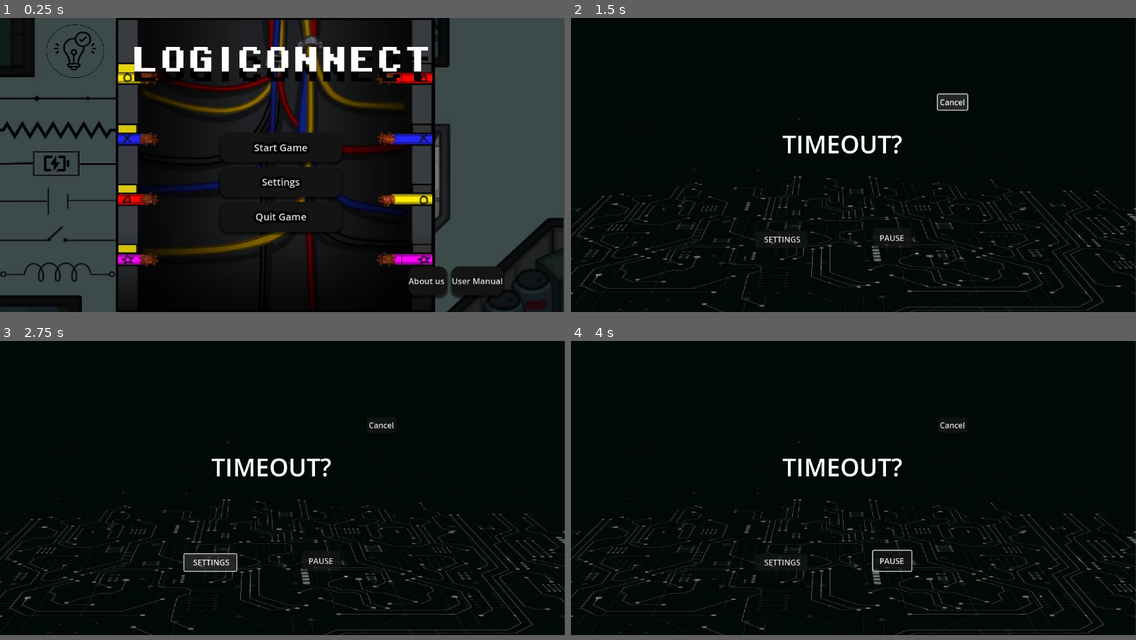
Above: before the commit, frames 1-4 (two rows, left to right).
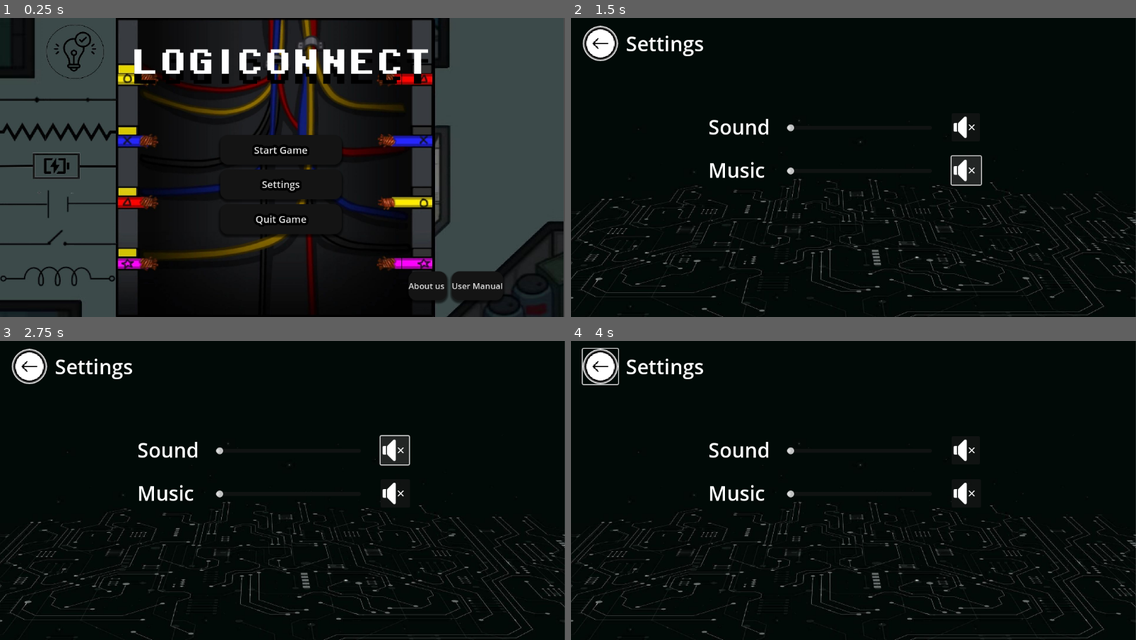
Above: after the commit, the same moments.

Repository: kurtseles090805/SD-PROJECT-GODOT
Game: Godot game, scene res://scenes/Home_Screen.tscn
Two runs of this game, one before a commit and one after it. Both use one fixed random seed, a clock stepped at 60 frames per second and the inputs below.
Inputs (mouse positions are in pixels of both pictures, inside the frame that each line leads up to; where the layout moved, square brackets give the same spot in the first picture):
- Up to frame 1 (0.25 s): no input
- Up to frame 2 (1.5 s): click "Settings" at 0.5 s; click (966, 167) [955, 101] at 1.25 s
- Up to frame 3 (2.75 s): click (395, 448) [209, 562] at 2 s
- Up to frame 4 (4 s): click (599, 364) [893, 562] at 2.75 s; move the mouse to (977, 472) at 3.52 s; click (977, 472) at 3.67 s
In our replay, the window is 800x417 before the commit and 800x424 after it. These sizes can differ from the game's own. Grey fills any space a smaller window leaves; there, only what the larger window draws over its background counts as a difference.

The runs differ from the first frame. In frame 1, 10% of the frame differs, in the area x 0-100%, y 2-100%; in frame 2, 7.7%; in frame 3, 7.8%; in frame 4, 7.2%.

Commit message:
push ko daw

Diff:
--- a/project.godot
+++ b/project.godot
@@ -17,7 +17,8 @@
 
 [display]
 
-window/size/viewport_height=600
+window/size/viewport_height=610
+window/size/mode=3
 window/size/initial_position_type=0
 window/size/window_width_override=1024
 window/size/window_height_override=768
--- /dev/null
+++ b/scenes/SettingWindow.gd
@@ -0,0 +1,20 @@
+extends HSlider
+
+@export
+var bus_name: String
+
+var bus_index: int
+
+func _ready() -> void:
+	bus_index = AudioServer.get_bus_index(bus_name)
+	value_changed.connect(_on_value_changed)
+
+	value = db_to_linear(
+		AudioServer.get_bus_volume_db(bus_index)
+	)
+
+func  _on_value_changed(value: float) -> void:
+	AudioServer.set_bus_volume_db(
+		bus_index,
+		linear_to_db(value)
+	)
--- a/scenes/SettingWindow.tscn
+++ b/scenes/SettingWindow.tscn
@@ -1,11 +1,27 @@
-[gd_scene load_steps=4 format=3 uid="uid://61t8ywqgrash"]
+[gd_scene load_steps=7 format=3 uid="uid://61t8ywqgrash"]
 
 [ext_resource type="Texture2D" uid="uid://devrnkmulmlai" path="res://scenes/476330703_9533232660062378_5498103946778685554_n.jpg" id="1_a826e"]
+[ext_resource type="Texture2D" uid="uid://ds7j00mcd364h" path="res://icons8-mute-50.png" id="2_841h6"]
+[ext_resource type="Texture2D" uid="uid://bt2h2mkavjl5r" path="res://icons8-back-button-50.png" id="3_iac53"]
 
 [sub_resource type="StyleBoxTexture" id="StyleBoxTexture_a1dxx"]
 texture = ExtResource("1_a826e")
 
-[sub_resource type="ViewportTexture" id="ViewportTexture_tmyyu"]
+[sub_resource type="StyleBoxFlat" id="StyleBoxFlat_10j8h"]
+bg_color = Color(0.00566115, 0.00566115, 0.00566114, 1)
+border_width_left = 5
+border_width_top = 5
+border_width_right = 5
+border_width_bottom = 5
+border_color = Color(1, 1, 1, 1)
+border_blend = true
+corner_radius_top_left = 100
+corner_radius_top_right = 100
+corner_radius_bottom_right = 100
+corner_radius_bottom_left = 100
+
+[sub_resource type="Theme" id="Theme_cntmq"]
+Button/styles/normal = SubResource("StyleBoxFlat_10j8h")
 
 [node name="SettingWindow" type="Control"]
 layout_mode = 3
@@ -24,44 +40,92 @@
 grow_vertical = 2
 theme_override_styles/panel = SubResource("StyleBoxTexture_a1dxx")
 
-[node name="Label" type="Label" parent="Panel"]
+[node name="Settings" type="Button" parent="."]
+layout_mode = 0
+offset_left = 776.0
+offset_top = 194.0
+offset_right = 834.0
+offset_bottom = 252.0
+theme_override_font_sizes/font_size = 30
+icon = ExtResource("2_841h6")
+text_overrun_behavior = 3
+
+[node name="Pause" type="Button" parent="."]
+layout_mode = 0
+offset_left = 24.0
+offset_top = 16.0
+offset_right = 96.0
+offset_bottom = 88.0
+theme = SubResource("Theme_cntmq")
+icon = ExtResource("3_iac53")
+icon_alignment = 1
+expand_icon = true
+
+[node name="Cancel" type="Button" parent="."]
+layout_mode = 0
+offset_left = 776.0
+offset_top = 282.0
+offset_right = 836.0
+offset_bottom = 340.0
+icon = ExtResource("2_841h6")
+
+[node name="Label" type="Label" parent="."]
 layout_mode = 1
 anchors_preset = -1
 anchor_left = 0.52
 anchor_top = 0.5
 anchor_right = 0.52
 anchor_bottom = 0.5
-offset_left = -168.04
-offset_top = -78.0
-offset_right = 86.96
-offset_bottom = -2.0
+offset_left = -487.04
+offset_top = -281.0
+offset_right = -328.04
+offset_bottom = -217.0
 grow_horizontal = 2
 grow_vertical = 2
-theme_override_font_sizes/font_size = 50
-text = "TIMEOUT?"
+theme_override_font_sizes/font_size = 41
+text = "Settings"
 
-[node name="Cancel" type="Button" parent="Panel"]
+[node name="Label2" type="Label" parent="."]
+layout_mode = 1
+anchors_preset = -1
+anchor_left = 0.52
+anchor_top = 0.5
+anchor_right = 0.52
+anchor_bottom = 0.5
+offset_left = -319.04
+offset_top = -111.0
+offset_right = -194.04
+offset_bottom = -54.0
+grow_horizontal = 2
+grow_vertical = 2
+theme_override_font_sizes/font_size = 41
+text = "Sound"
+
+[node name="Label3" type="Label" parent="."]
+layout_mode = 1
+anchors_preset = -1
+anchor_left = 0.52
+anchor_top = 0.5
+anchor_right = 0.52
+anchor_bottom = 0.5
+offset_left = -319.04
+offset_top = -23.0
+offset_right = -194.04
+offset_bottom = 34.0
+grow_horizontal = 2
+grow_vertical = 2
+theme_override_font_sizes/font_size = 41
+text = "Music"
+
+[node name="HSlider" type="HSlider" parent="."]
 layout_mode = 0
-offset_left = 748.0
-offset_top = 156.0
-offset_right = 808.0
-offset_bottom = 187.0
-text = "Cancel"
+offset_left = 440.0
+offset_top = 288.0
+offset_right = 736.0
+offset_bottom = 336.0
 
-[node name="Pause" type="Button" parent="Panel"]
-layout_mode = 0
-offset_left = 616.0
-offset_top = 428.0
-offset_right = 694.0
-offset_bottom = 469.0
-text = "PAUSE"
-
-[node name="Settings" type="Button" parent="."]
-layout_mode = 0
-offset_left = 376.0
-offset_top = 435.0
-offset_right = 482.0
-offset_bottom = 469.0
-text = "SETTINGS"
-icon = SubResource("ViewportTexture_tmyyu")
-text_overrun_behavior = 3
+[node name="HSlider2" type="HSlider" parent="."]
+offset_left = 440.0
+offset_top = 200.0
+offset_right = 736.0
+offset_bottom = 248.0
--- a/scenes/UPDATED SCENE GAME.tscn
+++ b/scenes/UPDATED SCENE GAME.tscn
@@ -175,8 +175,9 @@
 [node name="Button" type="Button" parent="."]
 layout_mode = 0
 offset_left = 1069.3
+offset_top = -8.11709
 offset_right = 1130.3
-offset_bottom = 65.0
+offset_bottom = 56.8829
 theme = SubResource("Theme_3nx04")
 icon = ExtResource("6_d8xet")
 expand_icon = true
@@ -233,7 +234,8 @@
 
 [node name="Button6" type="Button" parent="."]
 layout_mode = 0
-offset_left = 16.0
+offset_left = 8.0
+offset_top = -8.0
 offset_right = 71.0
 offset_bottom = 57.0
 theme = SubResource("Theme_rgojy")
@@ -1112,3 +1114,8 @@
 theme = SubResource("Theme_vhbye")
 texture = ExtResource("5_167sb")
 metadata/_edit_use_anchors_ = true
+
+[node name="TextureRect" type="TextureRect" parent="."]
+layout_mode = 0
+offset_right = 40.0
+offset_bottom = 40.0
Binary file added: icons8-mute-50.png
Not shown, added: icons8-mute-50.png.import
